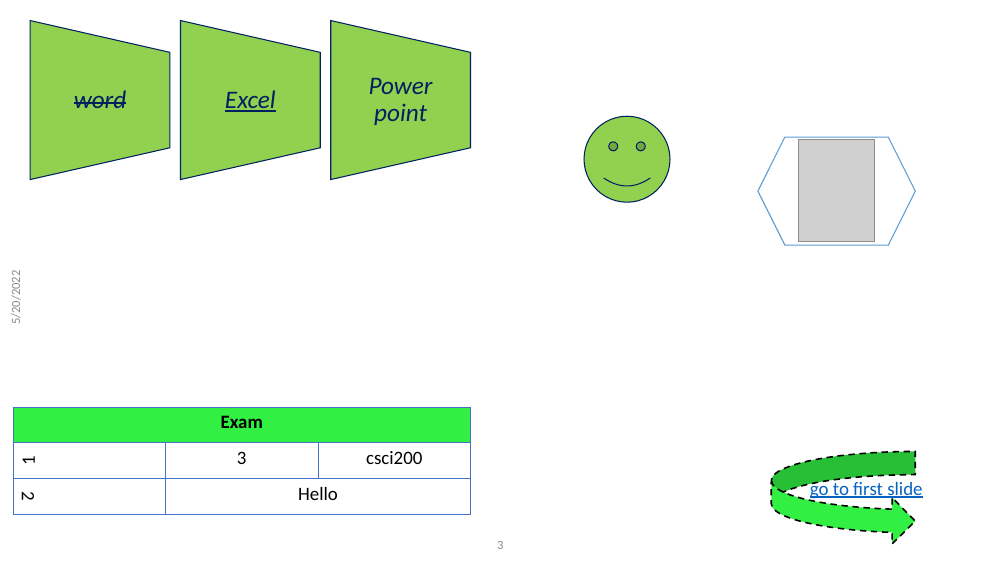
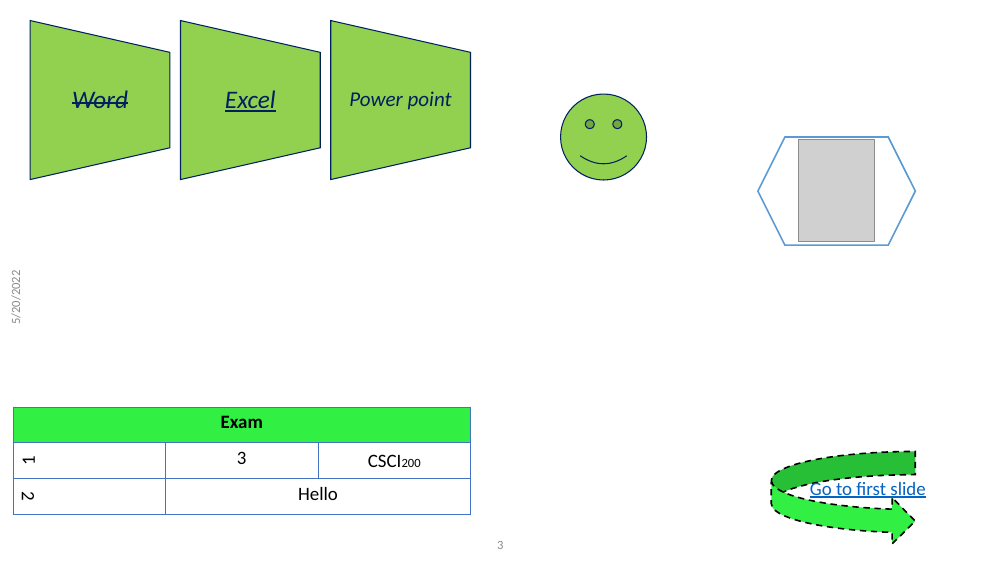
Before and after one commit to taha4235/exam, a slide deck: slide 3 of exam power point.pptx. Drawn at 1008x567 pixels with LibreOffice and Linux fonts; fonts in the diff are those of the drawing; grey boxes stand for pictures. Boxes give left, top, right and bottom in pixels: in the first picture for what was removed or moved away, otherwise in the second. Text is boxed around its words. In the diff, an @@ line names an element or a change of style, - is before the commit and + after.

Commit message:
first commit

```diff
--- a/exam power point.pptx
+++ b/exam power point.pptx
@@ text "Power point" at <box>349,91,452,110</box>: size 24 to 20 pt; less space between paragraphs @@
@@ text at <box>72,90,128,108</box>: text changed @@
-word
+Word
@@ smiley face: place and size @@
-smiley face at <box>584,116,670,203</box>
+smiley face at <box>561,94,647,180</box>
@@ hexagon at <box>758,137,916,245</box>: outline #5B9BD5 1 pt to #5B9BD5 1.5 pt @@
@@ table at <box>13,407,471,514</box> @@
-row 2, column 3: csci200
+row 2, column 3: CSCI200
@@ text at <box>810,479,925,500</box>: text changed @@
-go to first slide
+Go to first slide
```
Also in this commit, not shown: 2 other slides changed.
